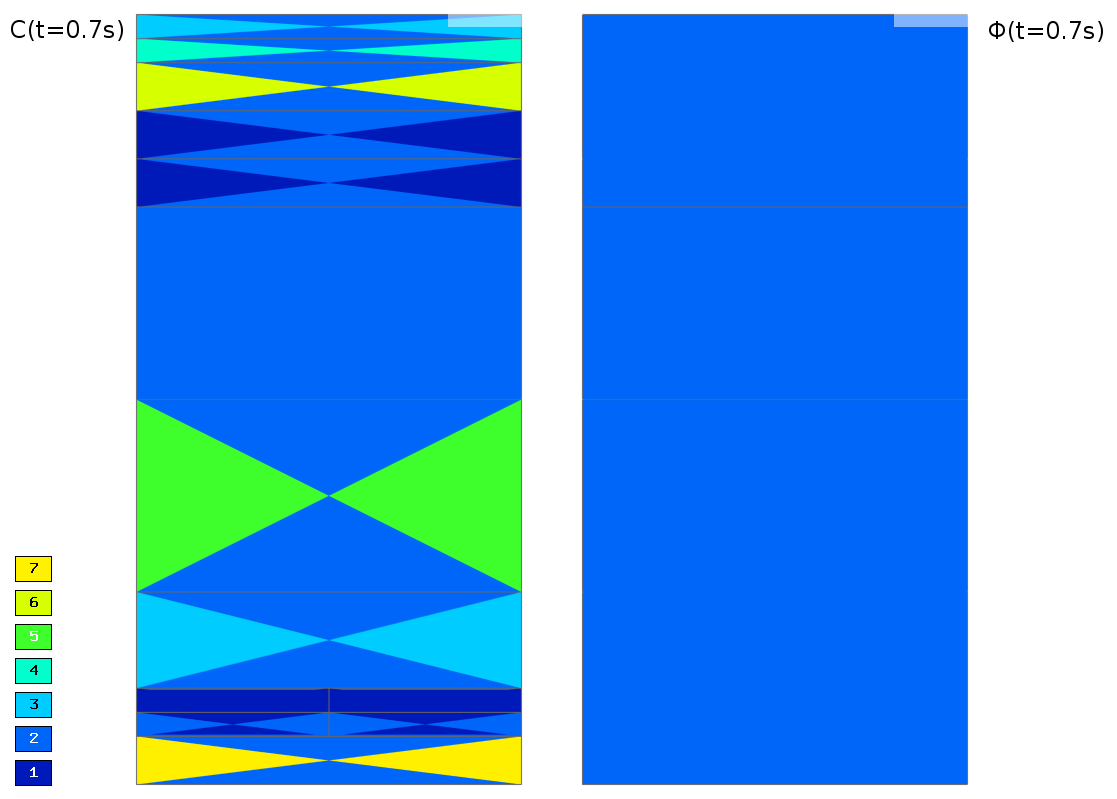
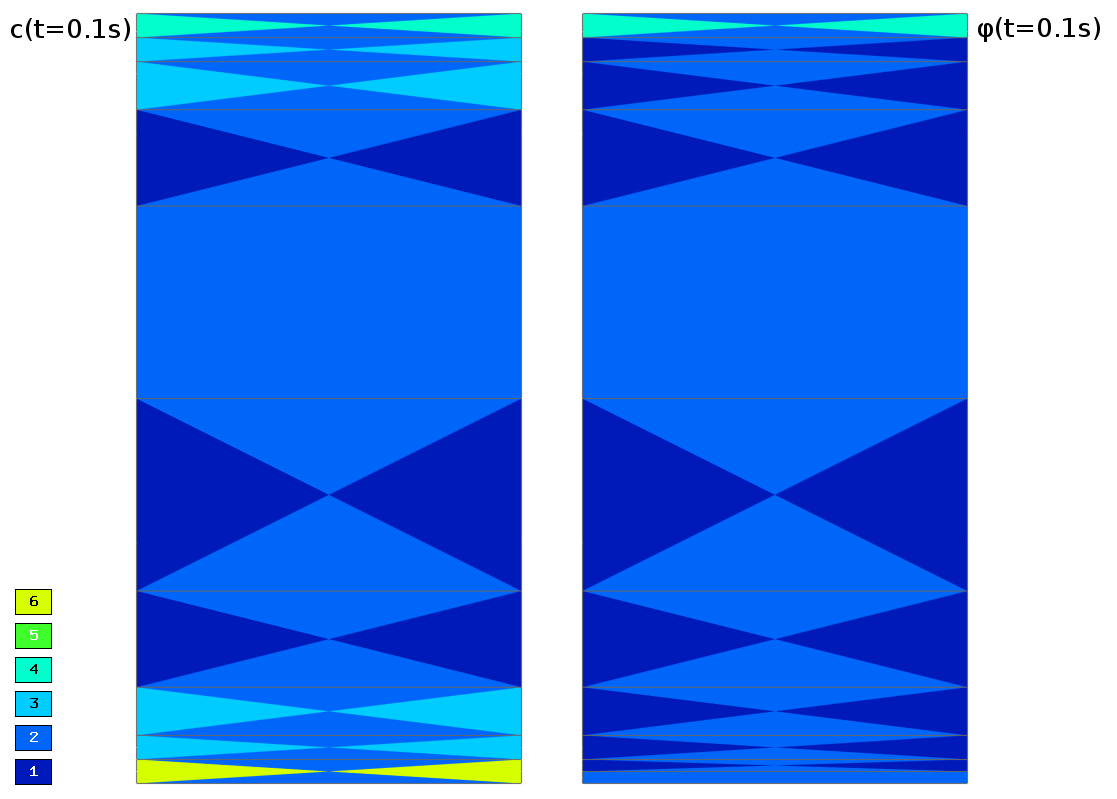
Comparing the layer stacks of the two 1117 x 799 images. Changes:
added layer "c(t=0.1s)" above "φ(t=0.1s)" over [11, 18, 130, 41]
added layer "φ(t=0.1s)" above "New Layer#1" over [978, 17, 1100, 42]
painted on "New Layer#1" over [11, 12, 1103, 786]
hid "Background", painted on it over [11, 12, 1008, 786]
